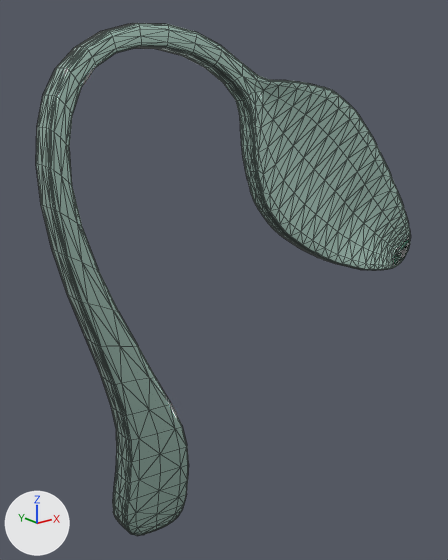
What one commit did to the glTF model bent_spoon/working.glb.
Both versions are drawn from a 50 mm lens placed at (-0.619, -0.81, 0.82), pointed at (0.139, 0.137, 0.441). The lights are fixed; the arrows at lower left show +X, +Y and +Z. Mesh edges are drawn as thin lines. Where no turn or scale is listed for an object, it has been applied to the vertices. Vertices at the same position are counted once.

Script lines for the objects in view, before the commit:
```python
me_spoon = bpy.data.meshes.new('Spoon')
me_spoon.from_pydata(...)  # 1744 vertices, 3545 faces; spans x -0.166..0.72, y -0.054..0.049, z -0.863..0.059
me_spoon.materials.append(mat_wire_176026026)  # white #dafff1
ob_spoon_001 = bpy.data.objects.new('Spoon.001', me_spoon)
ob_spoon_001.location = (-0.083, 0.095, 0.855)
```
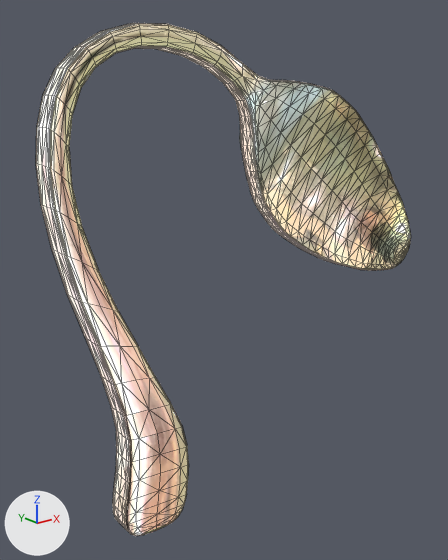
The newer file is also turned or shifted as a whole; pictures and numbers use the older file's frame.

Diff of the bpy script that builds the scene:
```diff
--- a/bent_spoon/working.glb.py
+++ b/bent_spoon/working.glb.py
@@ img_spoon_texture @@
+img_spoon_texture = load_image('spoon texture', '_unpacked/spoon_texture', 3024, 3024, 'sRGB')
@@ mat_material_001 @@
+mat_material_001 = bpy.data.materials.new('Material.001')
+# uses the picture img_spoon_texture
@@ me_spoon @@
 # used by ob_spoon_001; location = (-0.083, 0.095, 0.855)
-me_spoon.from_pydata(...)  # 1744 vertices, 3545 faces; spans x -0.166..0.72, y -0.054..0.049, z -0.863..0.059
-me_spoon.materials.append(mat_wire_176026026)  # white #dafff1
+me_spoon.from_pydata(...)  # 1744 vertices, 3545 faces; spans x -0.166..0.72, y -0.054..0.061, z -0.863..0.059
+# me_spoon part 1: 158 of the vertices in x 0.271..0.706, y -0.044..0.018, z -0.443..-0.028 are moved by (0.0, 0.008, 0.0)
+# me_spoon part 2: texture (UV) coordinates of 3545 of 3545 faces, centred in x -0.166..0.72, y -0.054..0.047, z -0.863..0.059, changed; they spanned u 0.01..0.99, v 0.13..0.98 and now span u 0.29..0.67, v 0.02..1.0
+me_spoon.materials.append(mat_material_001)
```

Where the change shows, as pixel boxes (x1, y1, x2, y2) in the pictures (448 x 560 px; the box of a moved part takes in the faces that stretch with it):
'Spoon.001', recoloured, reshaped, surface changed
    both: (36, 23, 411, 536)
part 1 of me_spoon, moved or reshaped
    both: (255, 81, 409, 270)
part 2 of me_spoon, surface changed
    both: (36, 23, 411, 536)
